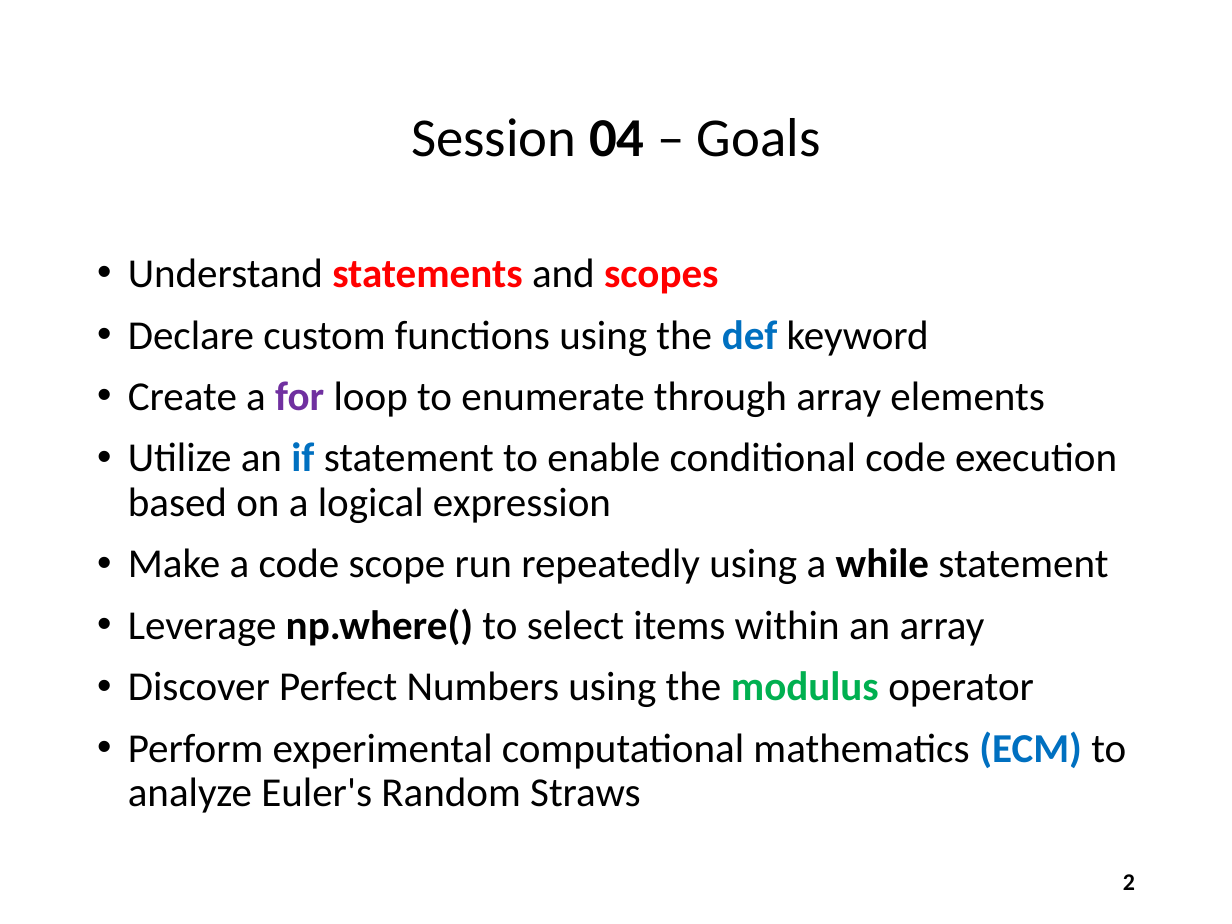
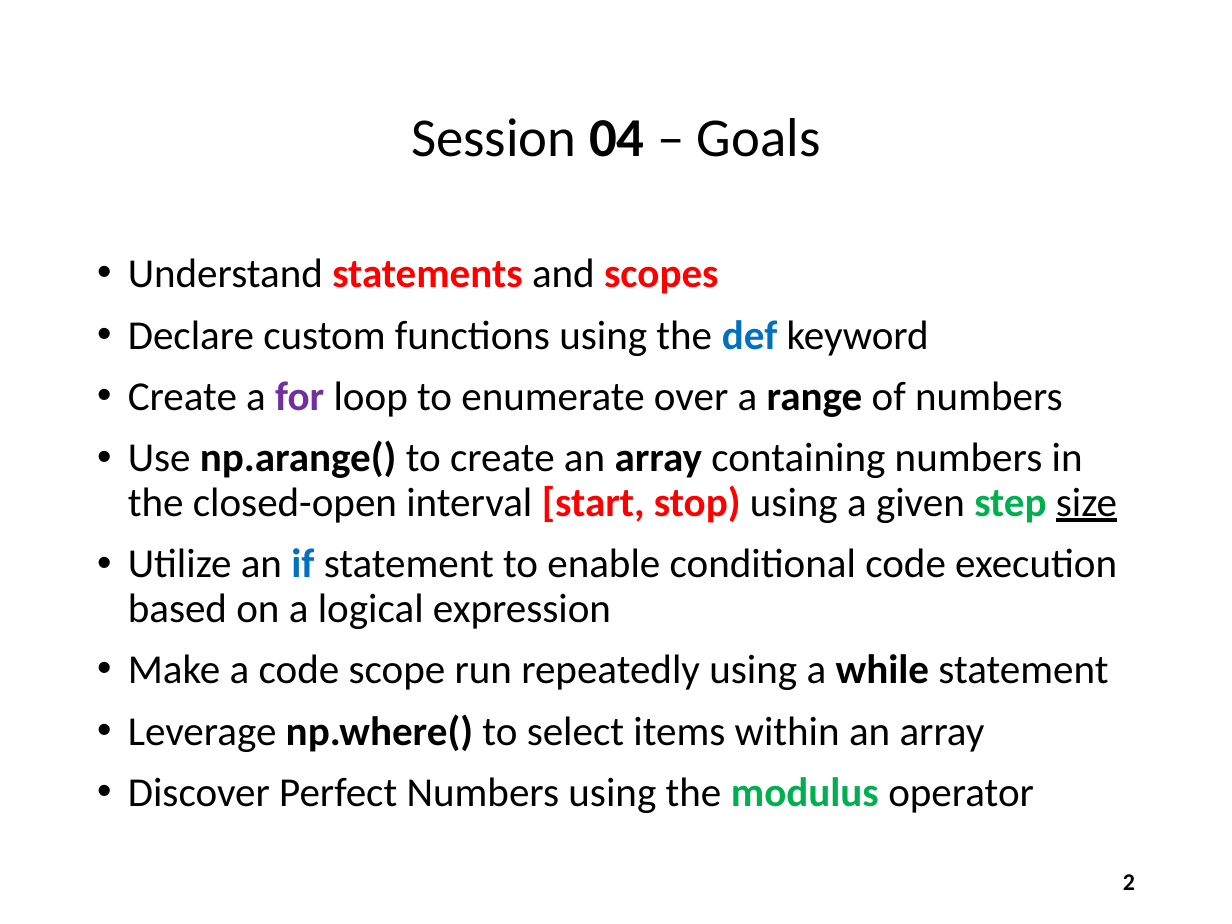
Before and after one commit to dbiersach/scicomp101, a slide deck: slide 2 of Session 04 - Functions and Logic/Session 04 - Functions and Logic.pptx. Drawn at 1232x924 pixels with LibreOffice and Linux fonts; fonts in the diff are those of the drawing. Boxes give left, top, right and bottom in pixels: in the first picture for what was removed or moved away, otherwise in the second. Text is boxed around its words. In the diff, an @@ line names an element or a change of style, - is before the commit and + after.

Commit message:
Switch to range()

```diff
--- a/Session 04 - Functions and Logic/Session 04 - Functions and Logic.pptx
+++ b/Session 04 - Functions and Logic/Session 04 - Functions and Logic.pptx
@@ text at box(128, 381, 1117, 523): text changed @@
-• Create a for loop to enumerate through array elements
+• Create a for loop to enumerate over a range of numbers
+• Use np.arange() to create an array containing numbers in the closed-open interval [start, stop) using a given step size
@@ text at box(128, 731, 1126, 813): paragraph removed @@
-• Perform experimental computational mathematics (ECM) to analyze Euler's Random Straws
```
Also in this commit, not shown: 10 other slides changed, 1 slide added, 2 slides removed, 3 other files.
